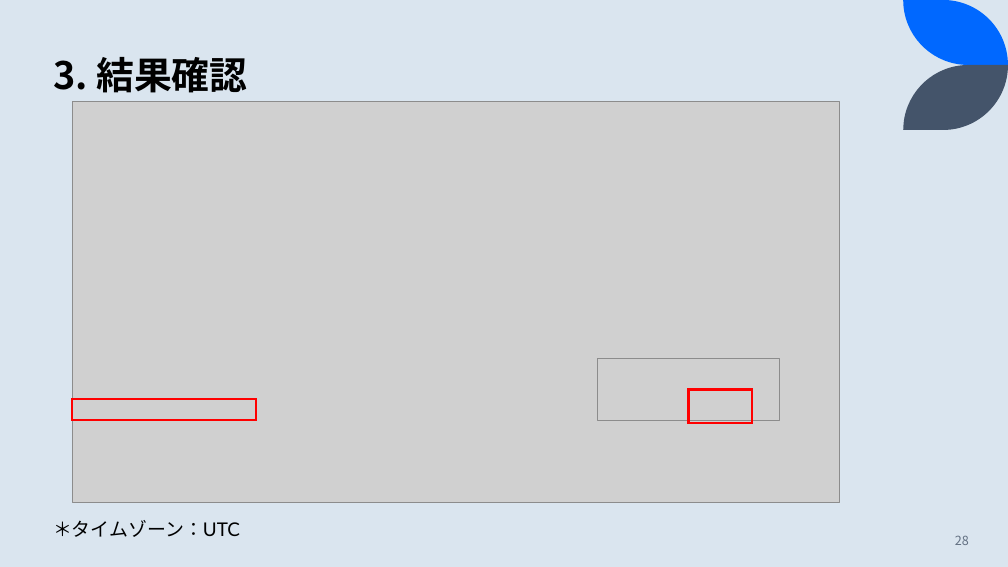
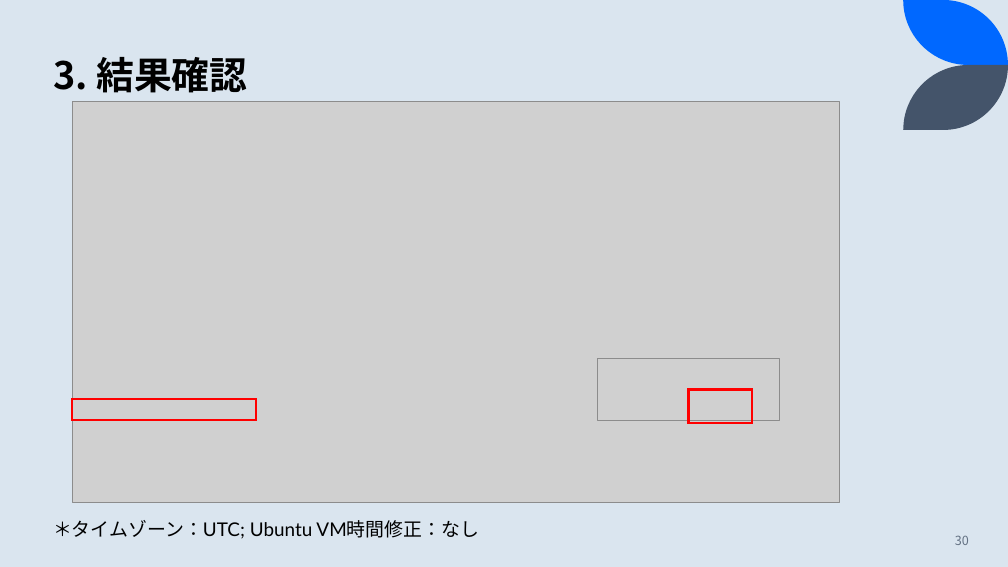
Before and after one commit to jr-joe005/temp_backup, a slide deck: slide 30 of 20221219～/Windows Server时间同步/状況整理_JP.pptx (slide 28 before the commit). Drawn at 1008x567 pixels with LibreOffice and Linux fonts; fonts in the diff are those of the drawing; grey boxes stand for pictures. Boxes give left, top, right and bottom in pixels: in the first picture for what was removed or moved away, otherwise in the second. Text is boxed around its words. In the diff, an @@ line names an element or a change of style, - is before the commit and + after.

```diff
--- a/20221219～/Windows Server时间同步/状況整理_JP.pptx
+++ b/20221219～/Windows Server时间同步/状況整理_JP.pptx
@@ text at (53, 520, 479, 539): text changed @@
-＊タイムゾーン：UTC
+＊タイムゾーン：UTC; Ubuntu VM時間修正：なし
@@ page number at (955, 536, 969, 545): text changed @@
-28
+30
```
Also in this commit, not shown: 3 other slides changed, 3 slides added, 1 other file.
